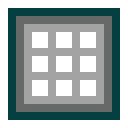
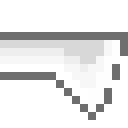
Two versions of the same layered image (128 x 128). Layer-by-layer changes:
hid "Sieve" over [8, 8, 120, 120]
added layer "Redirector" above "Iron Frame" over [0, 32, 128, 120]
